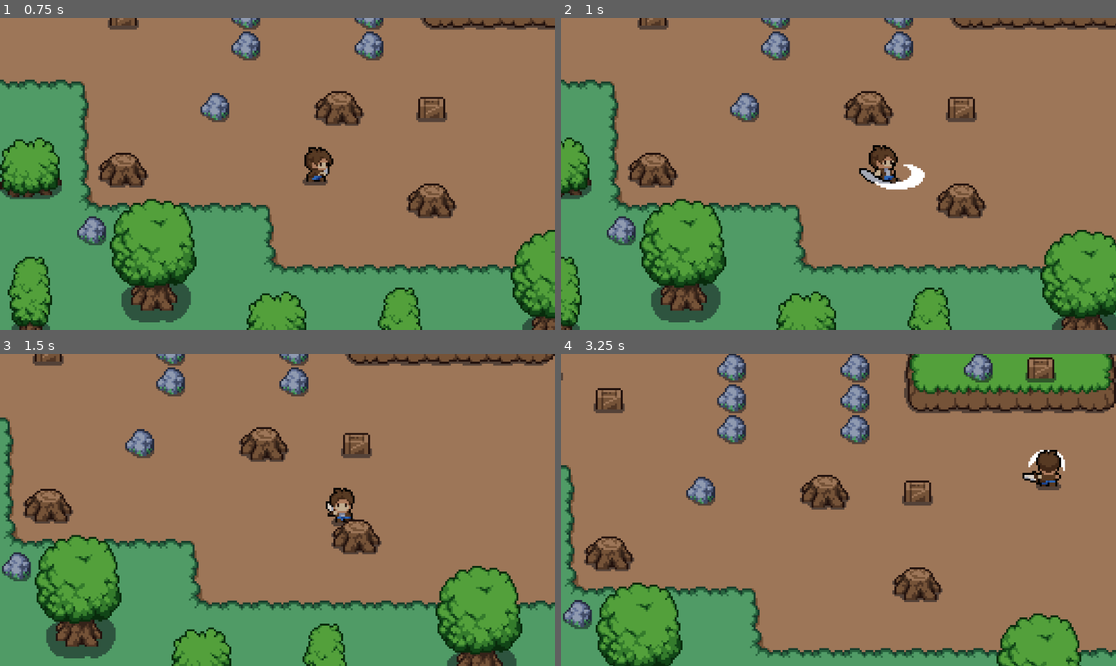
Above: before the commit, frames 1-4 (two rows, left to right).
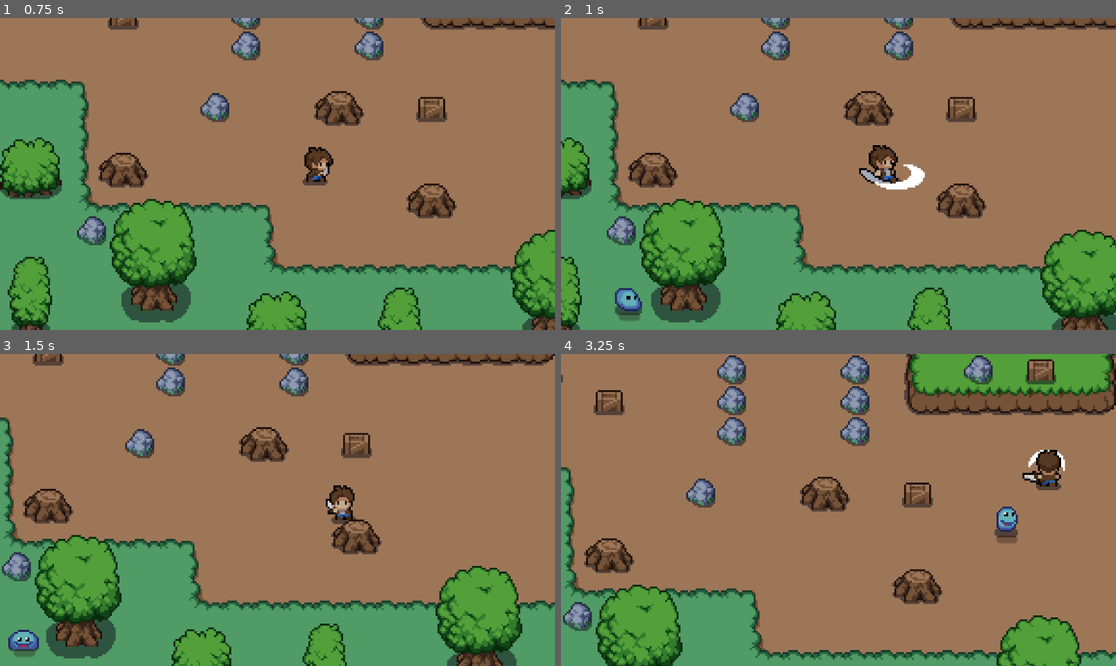
Above: after the commit, the same moments.

Repository: j0mba/godot-devWorm
Game: Godot game, scene res://scenes/world.tscn
Same seed, same stepped clock (60 frames per second), same inputs: the game is played once before the commit and once after it. The project has no main scene, so this scene is started directly.
Inputs:
- Up to frame 1 (0.75 s): hold D (move_right) from 0.53 s (still down); tap Space (attack) at 0.6 s
- Up to frame 2 (1 s): keep holding D (move_right)
- Up to frame 3 (1.5 s): release D (move_right) at 1.28 s; hold S (move_down) from 1.28 s (still down); tap Space (attack) at 1.35 s
- Up to frame 4 (3.25 s): release S (move_down) at 2.03 s; hold D (move_right) 2.03-2.78 s; tap Space (attack) at 2.1, 2.85 s; hold W (move_up) from 2.78 s (still down)

Frame 1 is identical in both runs. In frame 2, 0.4% of the frame differs, in the area x 9-15%, y 86-98%; in frame 3, 0.7%; in frame 4, 9.5%, in the area x 0-100%, y 0-100%.

Commit message:
corrected collision hitbox player and enemy

Diff:
--- a/scenes/enemy.tscn
+++ b/scenes/enemy.tscn
@@ -290,10 +290,10 @@
 radius = 43.1856
 
 [sub_resource type="CircleShape2D" id="CircleShape2D_fslvi"]
-radius = 6.08276
+radius = 6.0
 
 [sub_resource type="CircleShape2D" id="CircleShape2D_rf6lf"]
-radius = 6.0
+radius = 9.0
 
 [node name="Enemy" type="CharacterBody2D"]
 script = ExtResource("1_85c4n")
--- a/scenes/player.tscn
+++ b/scenes/player.tscn
@@ -414,9 +414,10 @@
 }]
 
 [sub_resource type="CircleShape2D" id="CircleShape2D_21bc2"]
-radius = 9.0
+radius = 8.0
 
 [sub_resource type="CircleShape2D" id="CircleShape2D_7fraj"]
+radius = 9.05539
 
 [node name="Player" type="CharacterBody2D"]
 z_index = 5
@@ -428,21 +429,22 @@
 [node name="AnimatedSprite2D" type="AnimatedSprite2D" parent="."]
 position = Vector2(-2, -13)
 sprite_frames = SubResource("SpriteFrames_3rjyj")
-animation = &"front_attack"
-frame = 1
-frame_progress = 0.463573
+animation = &"death"
+frame_progress = 0.950423
 
 [node name="CollisionShape2D" type="CollisionShape2D" parent="."]
-position = Vector2(-1, -5)
+position = Vector2(0, -3)
 shape = SubResource("CircleShape2D_21bc2")
 
 [node name="PlayerHitBox" type="Area2D" parent="."]
 
 [node name="CollisionShape2D" type="CollisionShape2D" parent="PlayerHitBox"]
-position = Vector2(-1, -5)
+position = Vector2(0, -3)
 shape = SubResource("CircleShape2D_7fraj")
 
 [node name="EnemyAttackColdown" type="Timer" parent="."]
+process_callback = 0
+wait_time = 1.037
 
 [node name="DealAttackTimer" type="Timer" parent="."]
 wait_time = 0.578
--- a/scenes/world.tscn
+++ b/scenes/world.tscn
@@ -266,7 +266,6 @@
 shape = SubResource("RectangleShape2D_c5la3")
 
 [node name="SpawnTimer" type="Timer" parent="."]
-wait_time = 5.949
 
 [connection signal="body_entered" from="CliffSideTransition" to="." method="_on_cliff_side_transition_body_entered"]
 [connection signal="body_exited" from="CliffSideTransition" to="." method="_on_cliff_side_transition_body_exited"]
